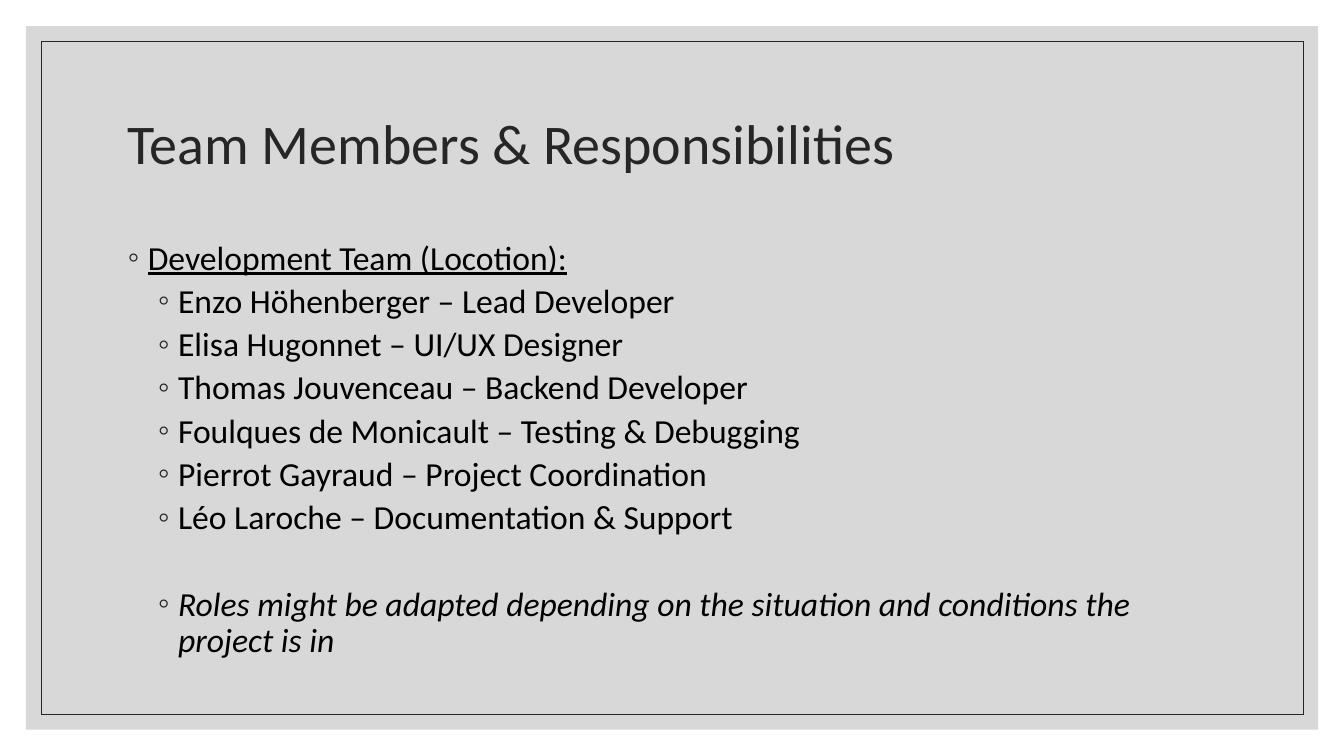
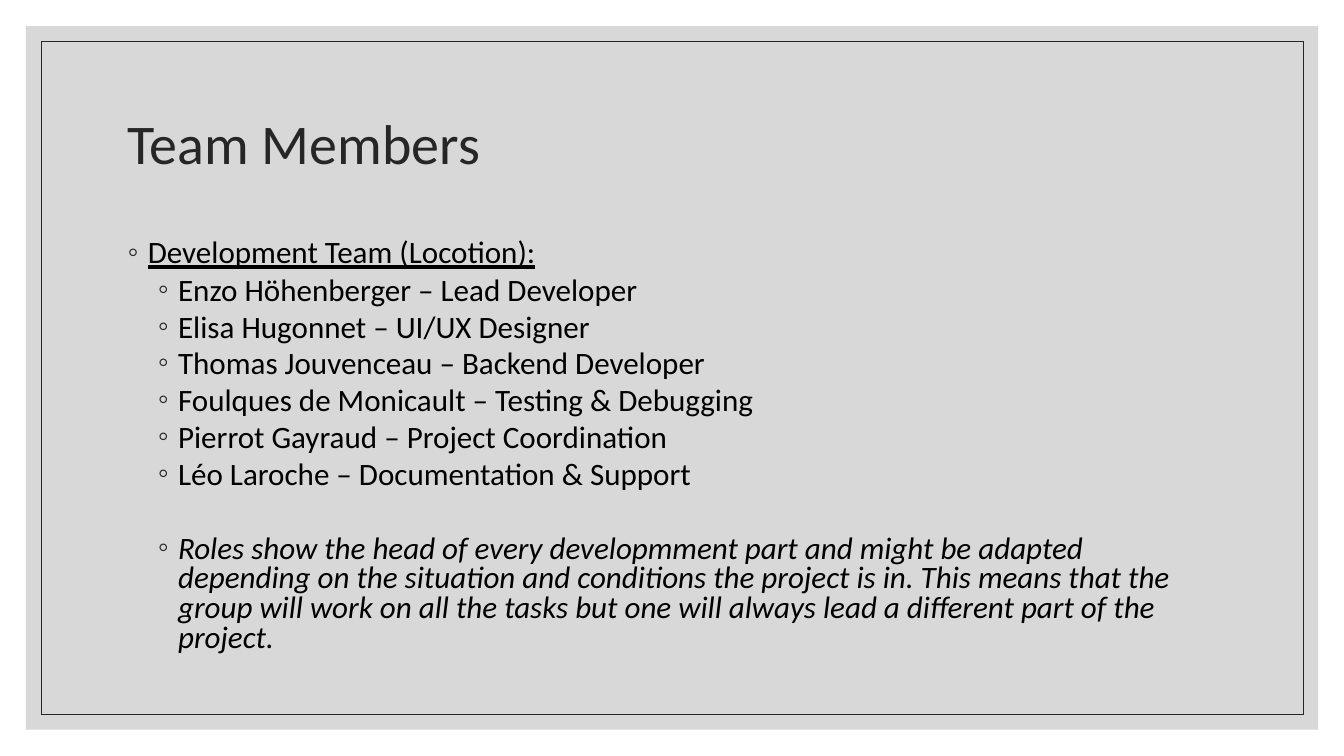
Before and after one commit to MrPlouf/DIP392-Locotion, a slide deck: slide 7 of project_docs/LOCOTION_Presentation.pptx. Drawn at 1344x756 pixels with LibreOffice and Linux fonts; fonts in the diff are those of the drawing. Boxes give left, top, right and bottom in pixels: in the first picture for what was removed or moved away, otherwise in the second. Text is boxed around its words. In the diff, an @@ line names an element or a change of style, - is before the commit and + after.

```diff
--- a/project_docs/LOCOTION_Presentation.pptx
+++ b/project_docs/LOCOTION_Presentation.pptx
@@ title at box(128, 125, 480, 165): text changed @@
-Team Members & Responsibilities
+Team Members
@@ text at box(148, 240, 753, 490): size 24 to 22.2 pt in "Development Team (Locotion):", "Enzo Höhenberger – Lead Developer", "Elisa Hugonnet – UI/UX Designer", "Thomas Jouvenceau – Backend Developer" and 3 more places; line spacing 1 to 0.9; line spacing 0.9 to 0.8 @@
@@ text at box(178, 537, 1169, 654): text changed; size 24 to 22.2 pt @@
-  ◦ Roles might be adapted depending on the situation and conditions the project is in
+  ◦ Roles show the head of every developmment part and might be adapted depending on the situation and conditions the project is in. This means that the group will work on all the tasks but one will always lead a different part of the project.
```
Also in this commit, not shown: 3 other slides changed, 2 slides added.
